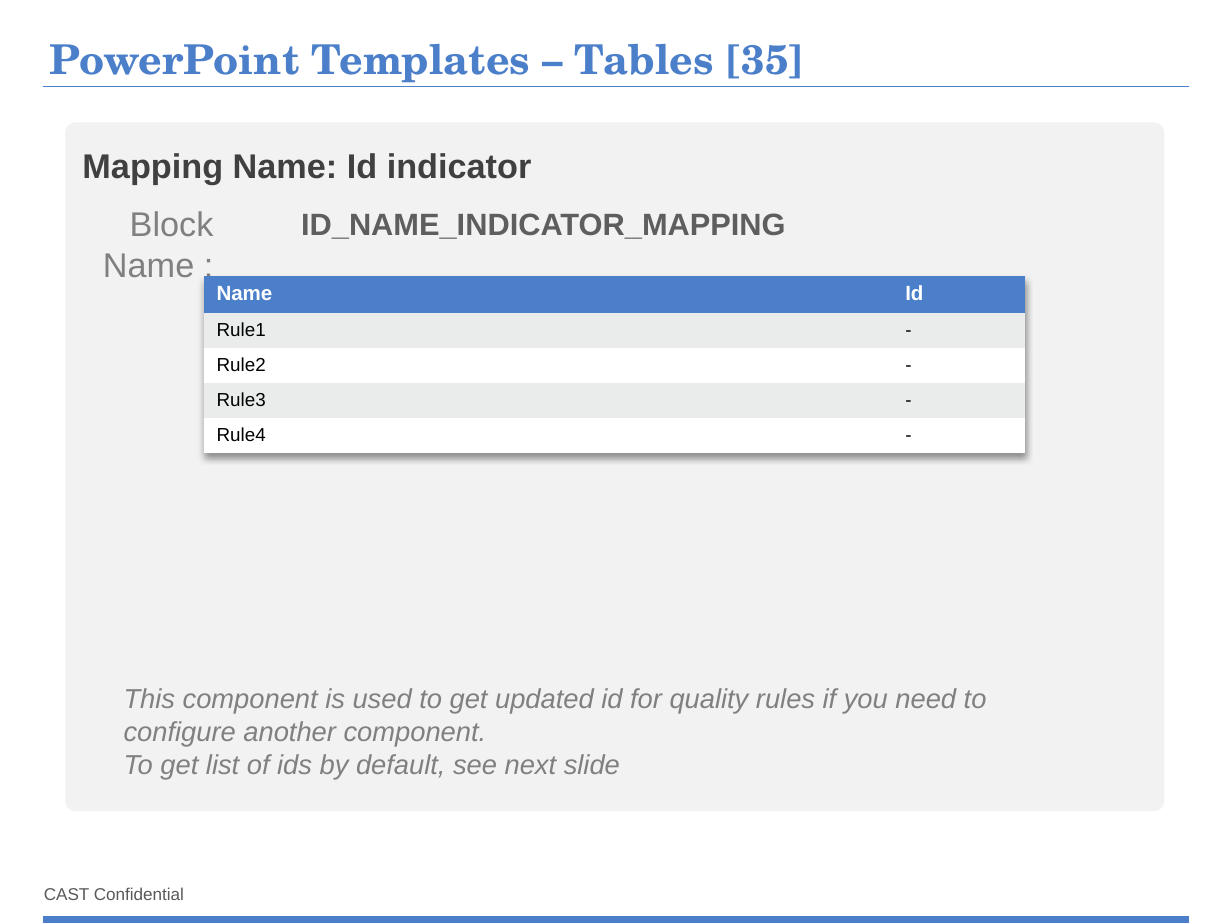
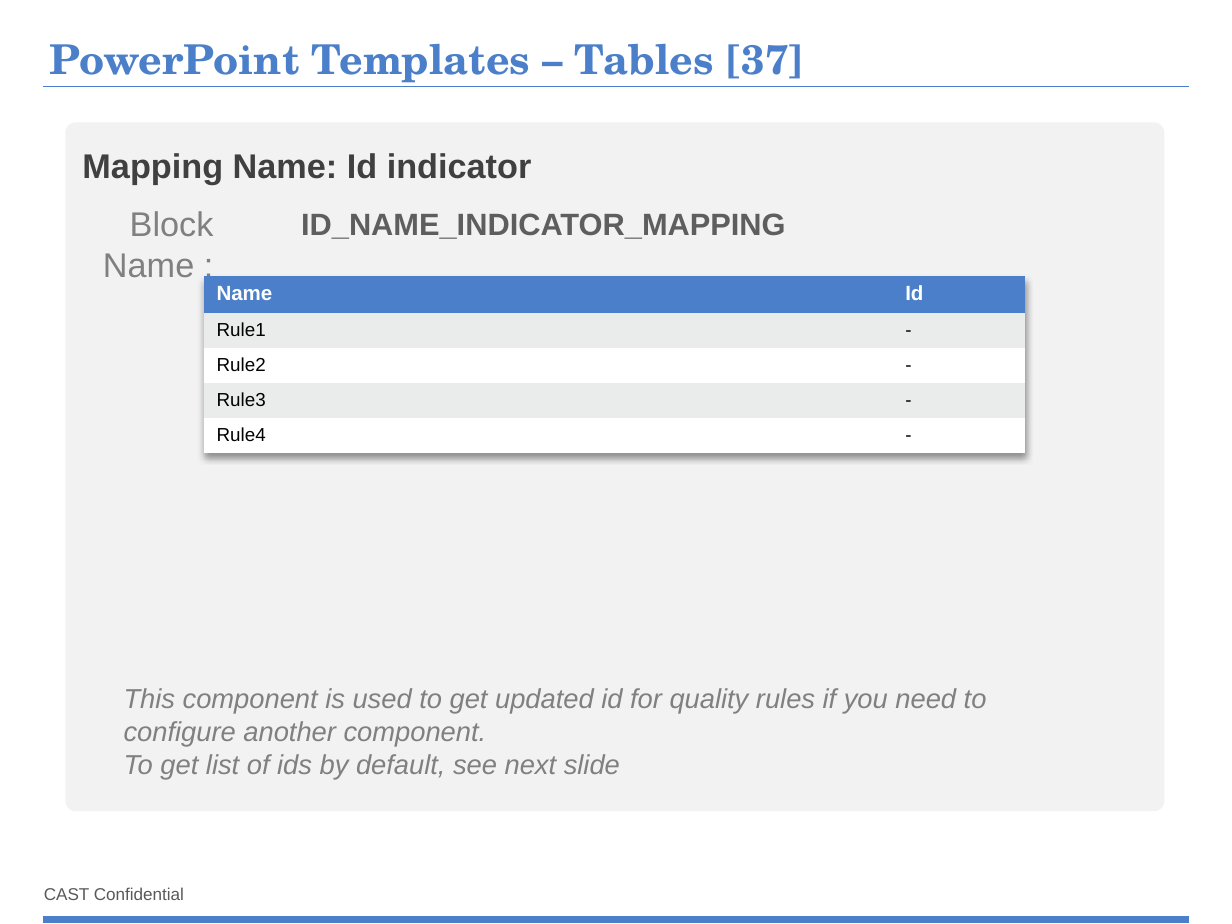
Before and after one commit to CAST-projects/ReportGenerator, a slide deck: slide 68 of CastReporting.Reporting/TemplatesFiles/1- Powerpoint-components-library.pptx (slide 67 before the commit). Drawn at 1232x924 pixels with LibreOffice and Linux fonts; fonts in the diff are those of the drawing; background and template pictures are left out. Boxes give left, top, right and bottom in pixels: in the first picture for what was removed or moved away, otherwise in the second. Text is boxed around its words. In the diff, an @@ line names an element or a change of style, - is before the commit and + after.

```diff
--- a/CastReporting.Reporting/TemplatesFiles/1- Powerpoint-components-library.pptx
+++ b/CastReporting.Reporting/TemplatesFiles/1- Powerpoint-components-library.pptx
@@ title at [49,44,804,87]: text changed @@
-PowerPoint Templates – Tables [35]
+PowerPoint Templates – Tables [37]
```
Also in this commit, not shown: 1 slide added, 19 other files.
